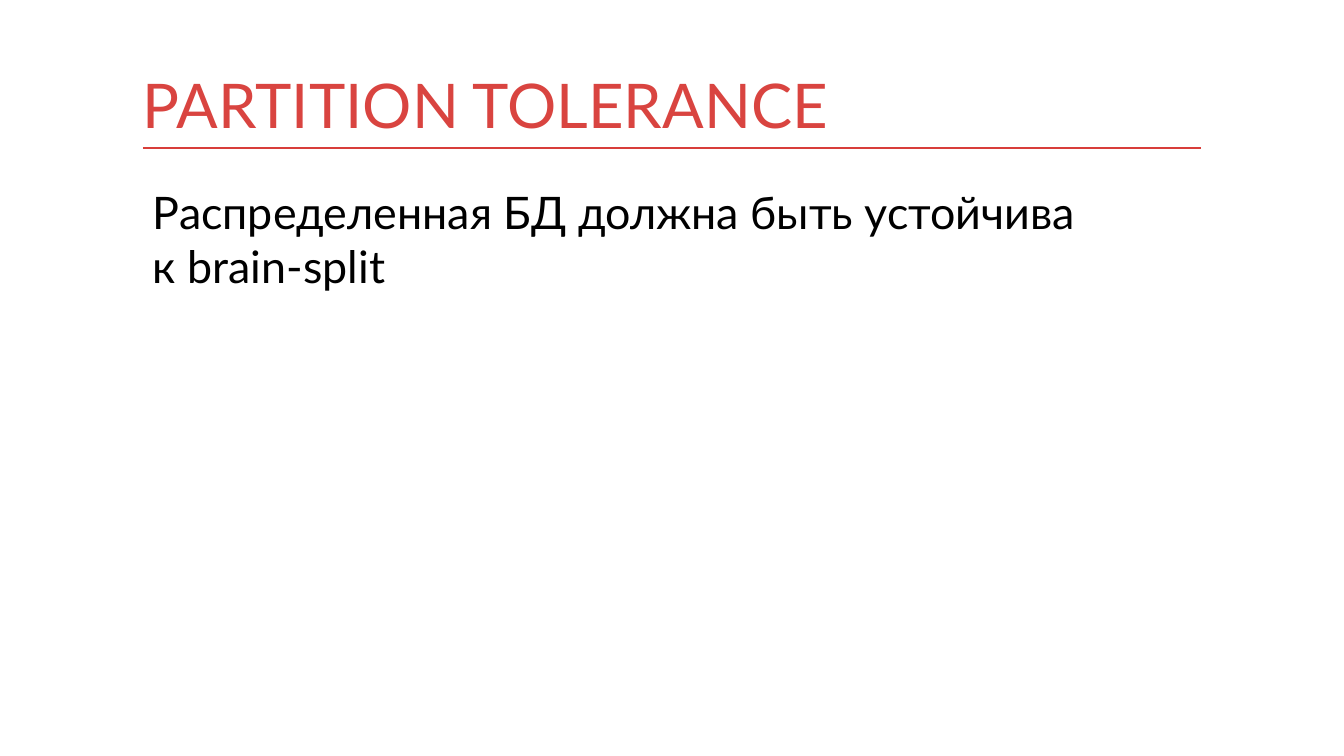
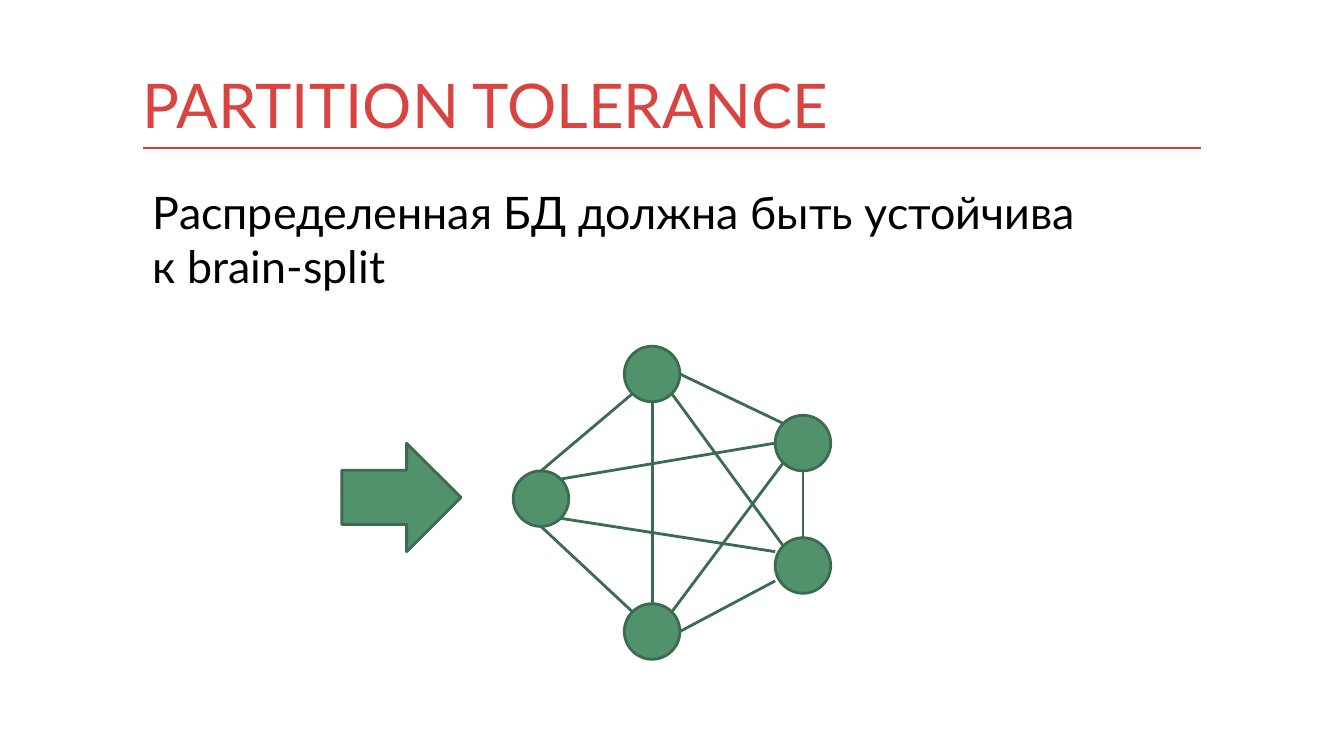
Before and after one commit to waverma/db, a slide deck: slide 20 of db.pptx (slide 18 before the commit). Drawn at 1344x756 pixels with LibreOffice and Linux fonts; fonts in the diff are those of the drawing. Boxes give left, top, right and bottom in pixels: in the first picture for what was removed or moved away, otherwise in the second. Text is boxed around its words. In the diff, an @@ line names an element or a change of style, - is before the commit and + after.

```diff
--- a/db.pptx
+++ b/db.pptx
@@ right arrow added at [342, 444, 461, 553], fill #51926C, outline #3C6C50 2 pt @@
@@ group added at [513, 347, 831, 659]: 10 lines, 5 ellipses @@
```
Also in this commit, not shown: 9 other slides changed, 4 slides added.
